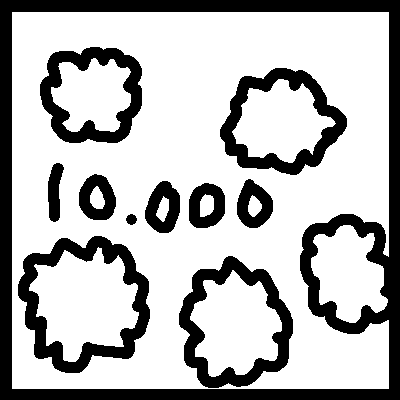
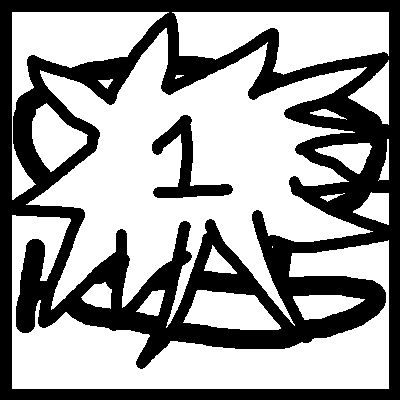
The second 400 × 400 image is a revision of the first. Changes to its layers:
added layer "Explosion" above "FirstDeath" over 12, 12, 389, 369
added layer "FirstDeath" above "Streak5 copy" over 13, 56, 387, 349
hid "Streak5 copy" over 18, 47, 389, 388
